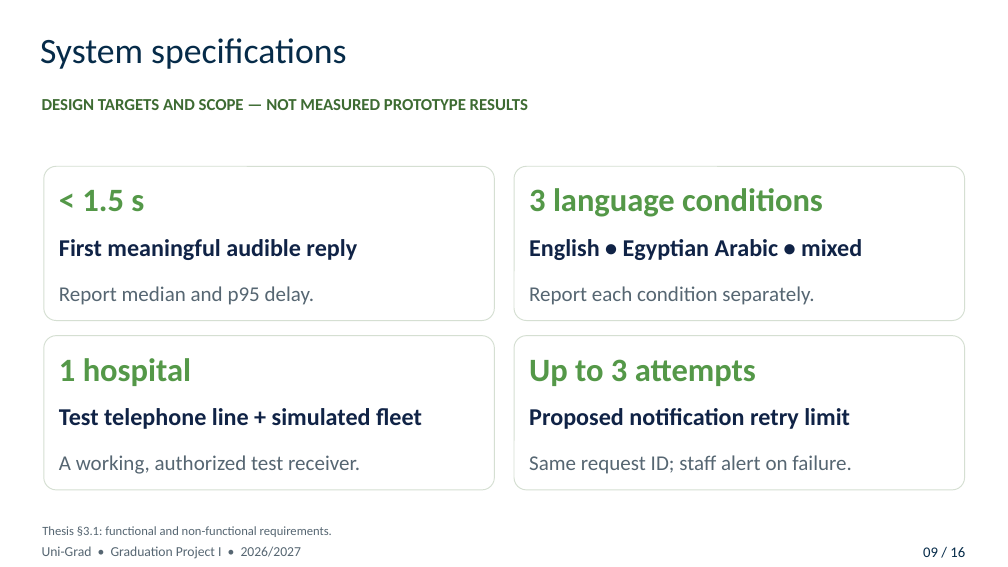
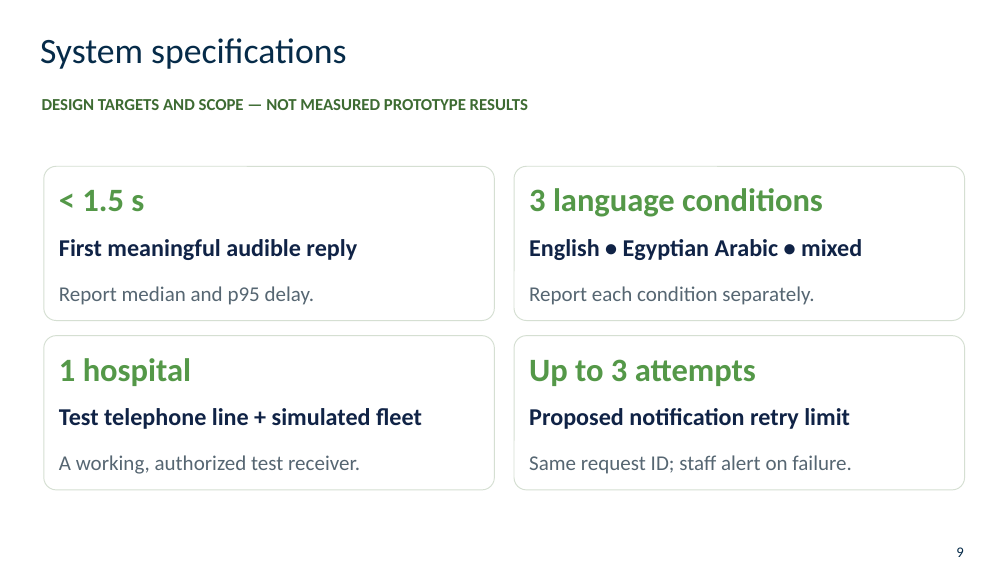
Before and after one commit to 3bdoo04/Uni-Grad, a slide deck: slide 9 of Review/Presentation/Uni-Grad - Midterm Presentation.pptx. Drawn at 1008x567 pixels with LibreOffice and Linux fonts; fonts in the diff are those of the drawing; background and template pictures are left out. Boxes give left, top, right and bottom in pixels: in the first picture for what was removed or moved away, otherwise in the second. Text is boxed around its words. In the diff, an @@ line names an element or a change of style, - is before the commit and + after.

```diff
--- a/Review/Presentation/Uni-Grad - Midterm Presentation.pptx
+++ b/Review/Presentation/Uni-Grad - Midterm Presentation.pptx
@@ text removed at (42,526,332,537) @@
-Thesis §3.1: functional and non-functional requirements.
@@ text removed at (42,546,302,559) @@
-Uni-Grad • Graduation Project I • 2026/2027
@@ text removed at (923,547,965,557) @@
-09 / 16
@@ text added at (956,547,963,557), 14 pt, text #062B49 @@
+9
```
Also in this commit, not shown: 10 other slides changed, 5 slides added, 9 slides removed, 16 other files.
